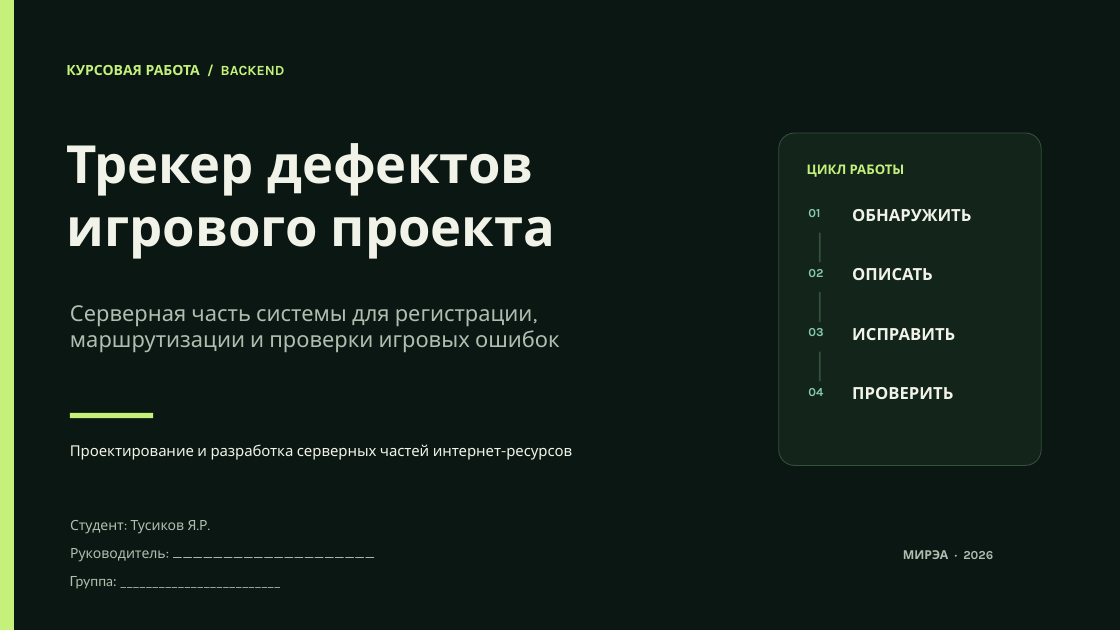
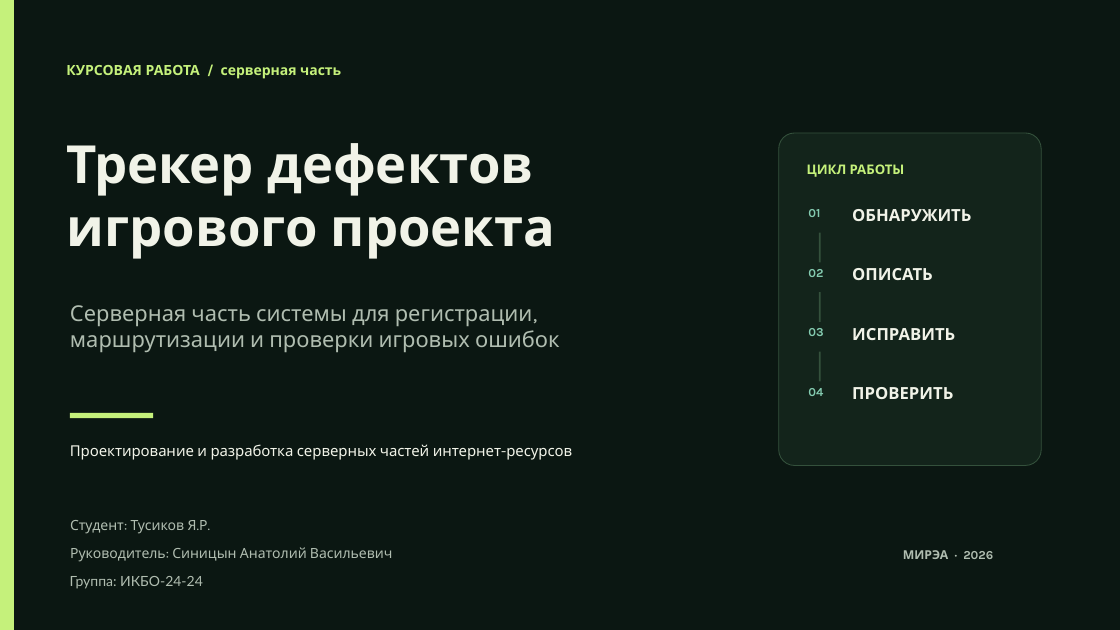
Before and after one commit to TumbaYumba7/astra-defect-tracker, a slide deck: slide 1 of docs/submission/ПРЕЗЕНТАЦИЯ_ПиРСЧИР_ТусиковЯР.pptx. Drawn at 1120x630 pixels with LibreOffice and Linux fonts; fonts in the diff are those of the drawing. Boxes give left, top, right and bottom in pixels: in the first picture for what was removed or moved away, otherwise in the second. Text is boxed around its words. In the diff, an @@ line names an element or a change of style, - is before the commit and + after.

```diff
--- a/docs/submission/ПРЕЗЕНТАЦИЯ_ПиРСЧИР_ТусиковЯР.pptx
+++ b/docs/submission/ПРЕЗЕНТАЦИЯ_ПиРСЧИР_ТусиковЯР.pptx
@@ text at (x1=66, y1=65, x2=341, y2=79): text changed @@
-КУРСОВАЯ РАБОТА / BACKEND
+КУРСОВАЯ РАБОТА / серверная часть
@@ text at (x1=70, y1=547, x2=392, y2=562): text changed @@
-Руководитель: ____________________
+Руководитель: Синицын Анатолий Васильевич
@@ text at (x1=70, y1=576, x2=203, y2=589): text changed @@
-Группа: _________________________
+Группа: ИКБО-24-24
```
Also in this commit, not shown: 10 other slides changed, 10 other files.
